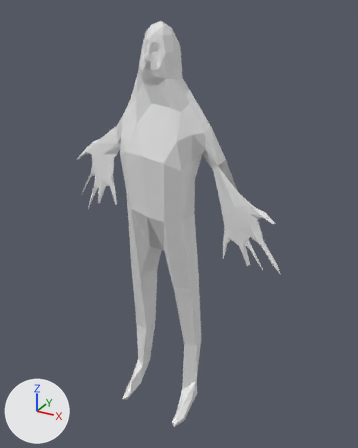
Two versions of the FBX model Assets/Models/orvar.fbx, one commit apart.
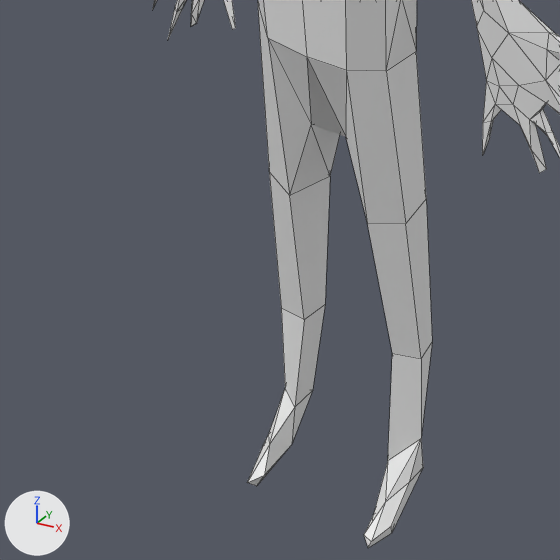
Old and new are each drawn whole from a 50 mm camera at (4.8, -7.89, 8.6) aimed at (0.3, 0.29, 4.51) and again close up on the part from 4% to 72% of the width and 43% to 97% of the height. The axes (+X, +Y, +Z) are drawn at lower left. The lights are the same throughout. The close-ups show mesh edges as thin lines.

In view in the first close-up: 'Orvar'.
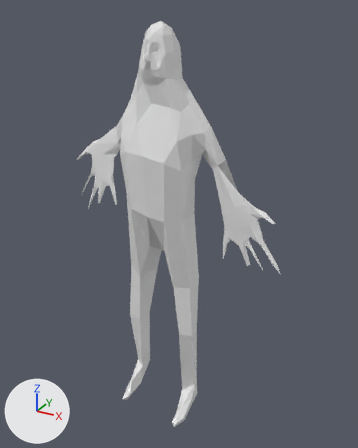
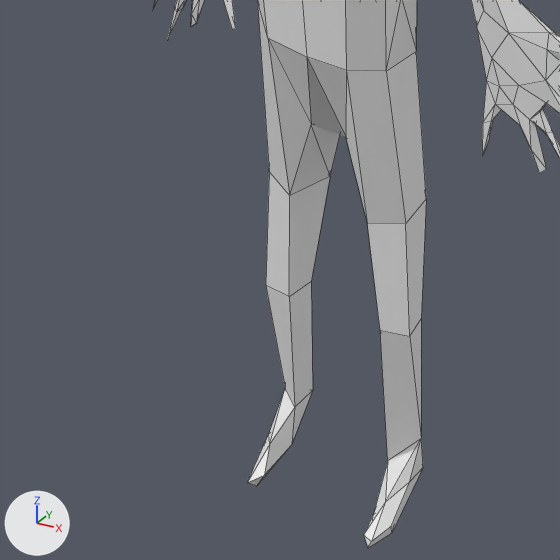
Boxes [x1, y1, x2, y2] around the edits, measured in the close-ups (560 x 560 px; the box of a moved part takes in the faces that stretch with it):
part 1 of me_mesh_004, moved or reshaped
    before: [269, 172, 432, 460]
    after: [266, 172, 426, 460]

Patch to the scene script:
```diff
--- a/Assets/Models/orvar.fbx.py
+++ b/Assets/Models/orvar.fbx.py
@@ me_mesh_004 @@
 me_mesh_004.from_pydata(...)  # 326 vertices, 500 faces; spans x -2.29..2.57, y -0.66..0.75, z 0.01..8.37
 # used by ob_orvar; location = (0.0, 0.0, 0.0)
 # before: 4 (0.49, 0.19, 1.65) at pixel (392, 353), 70 (-0.51, 0.18, 1.69) at pixel (304, 319), 116 (0.46, 0.53, 1.64), 151 (0.79, 0.21, 1.68) at pixel (421, 358), 166 (-0.77, 0.51, 1.71)
 # before: 169 (-0.8, 0.22, 1.71) at pixel (281, 308), 181 (0.76, 0.51, 1.67) at pixel (432, 341), 186 (-0.47, 0.52, 1.69) at pixel (325, 304)
+# me_mesh_004 part 1
+for i in [4, 70, 116, 151, 166, 169, 181, 186]: me_mesh_004.vertices[i].co += Vector((0.0, -0.25, 0.42))
```
